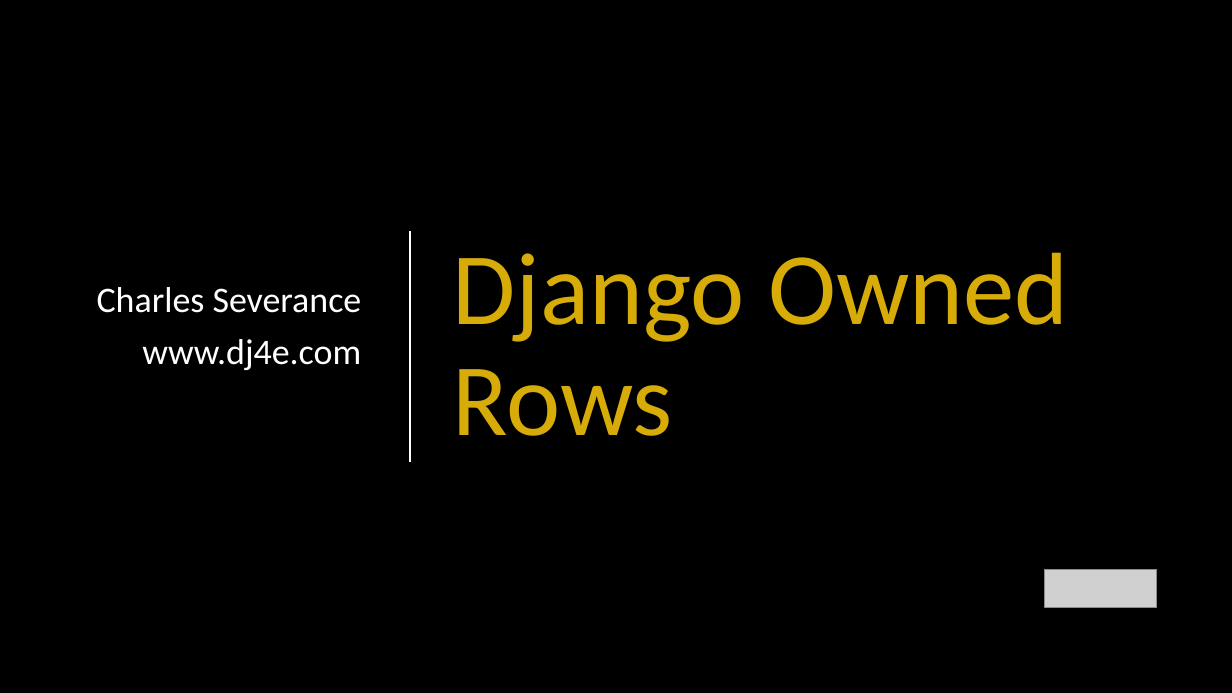
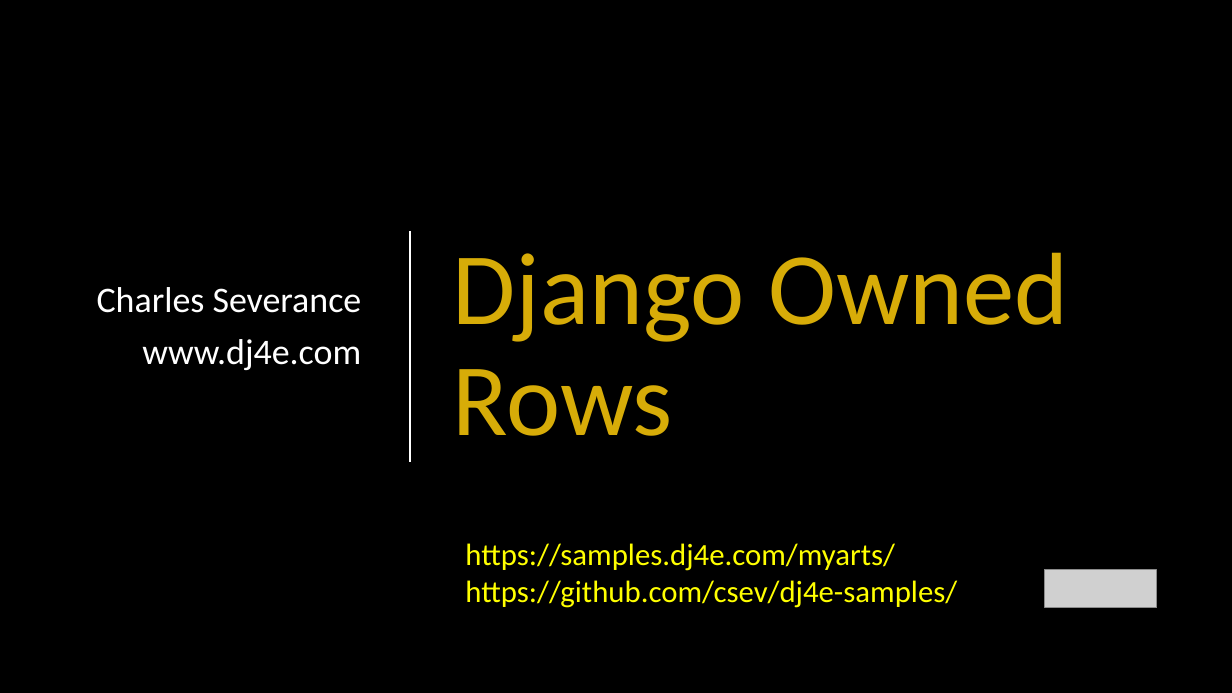
Before and after one commit to csev/dj4e, a slide deck: slide 1 of lectures/DJ-12-Owned-Rows.pptx. Drawn at 1232x693 pixels with LibreOffice and Linux fonts; fonts in the diff are those of the drawing; grey boxes stand for pictures. Boxes give left, top, right and bottom in pixels: in the first picture for what was removed or moved away, otherwise in the second. Text is boxed around its words. In the diff, an @@ line names an element or a change of style, - is before the commit and + after.

Commit message:
Updates.

```diff
--- a/lectures/DJ-12-Owned-Rows.pptx
+++ b/lectures/DJ-12-Owned-Rows.pptx
@@ text added at box(465, 543, 957, 608), 24 pt, text #FFFF00 @@
+https://samples.dj4e.com/myarts/
+https://github.com/csev/dj4e-samples/
```
Also in this commit, not shown: 2 other slides changed, 10 slides added.
